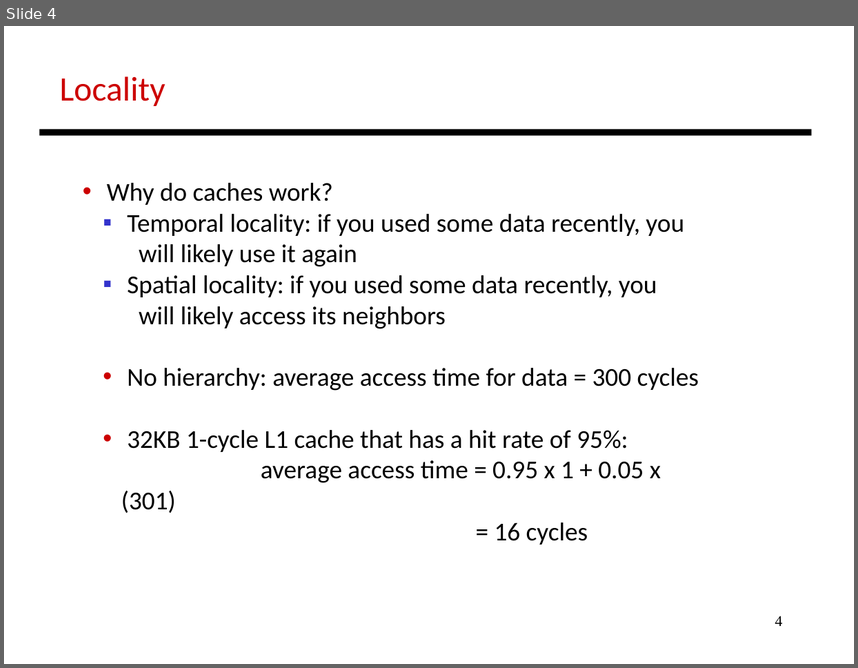
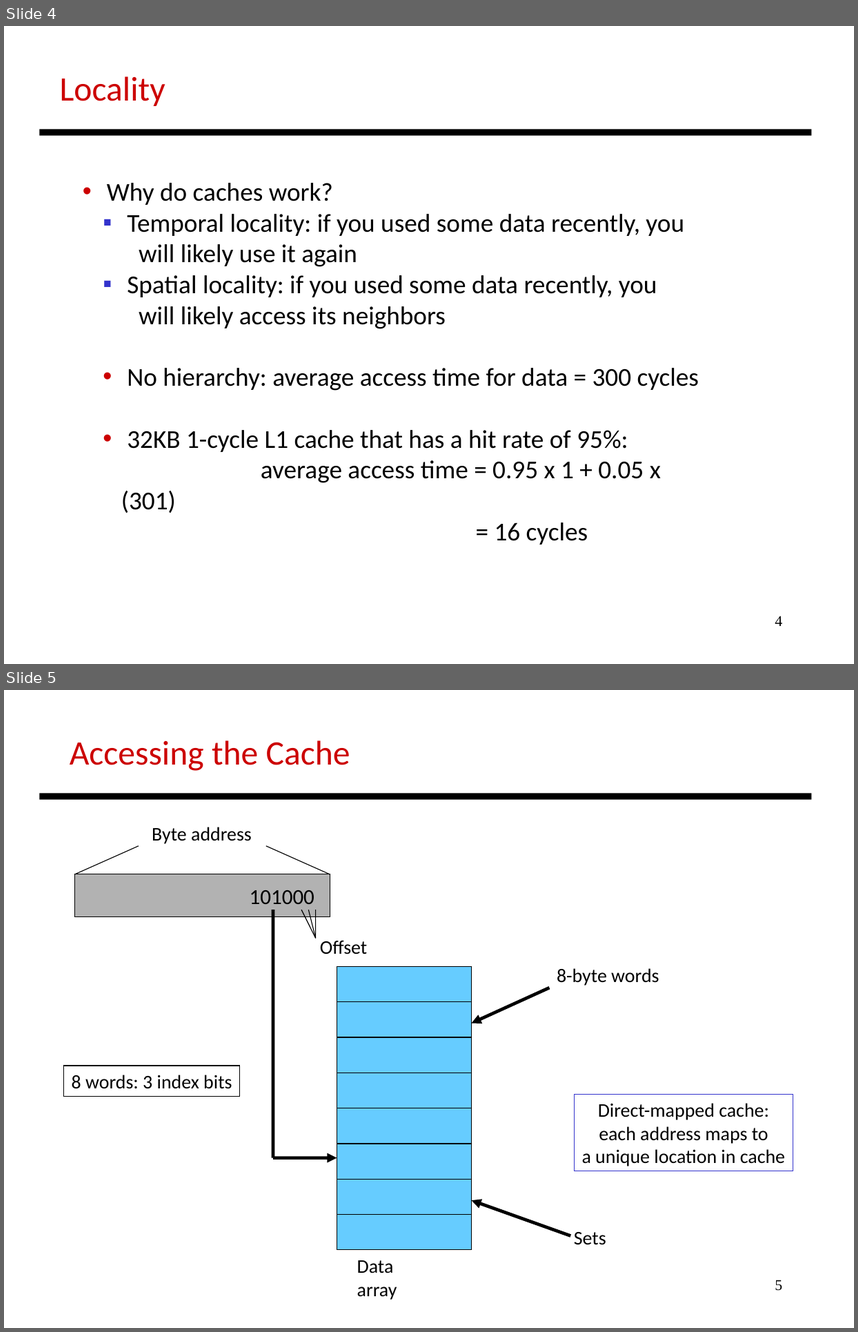
Before and after one commit to antonburtsev/cs3810, a slide deck: lectures/lecture15-caches/lecture15-caches.odp. Shown one above the other, each under a label of ours: slide 4 before the commit, slides 4 and 5 after it. The pictures are 858x668 and 858x1332 pixels, drawn with LibreOffice and Linux fonts; fonts in the diff are those of the drawing. Boxes give left, top, right and bottom in pixels: in the first picture for what was removed or moved away, otherwise in the second. Text is boxed around its words. In the diff, an @@ line names an element or a change of style, - is before the commit and + after.

```diff
--- a/lectures/lecture15-caches/lecture15-caches.odp
+++ b/lectures/lecture15-caches/lecture15-caches.odp
@@ slide 5 added at (4,690,854,1328), background #FFFFFF @@
@@ text added at (70,740,350,771), 32 pt, text #CC0000 @@
+Accessing the Cache
@@ line added from (39, 796) to (812, 796), #000000 6.01 pt @@
@@ text added at (152,827,252,844), 18 pt, text #000000 @@
+Byte address
@@ line added from (139, 846) to (75, 874), #000000 0.74 pt @@
@@ line added from (266, 846) to (330, 874), #000000 0.74 pt @@
@@ rectangle added at (75,874,330,917), fill #B2B2B2, outline #000000 0.74 pt, 20 pt, text #000000 @@
+101000
@@ line added from (273, 910) to (273, 1157), #000000 3 pt @@
@@ line added from (302, 910) to (316, 938), #000000 0.74 pt @@
@@ line added from (309, 910) to (316, 938), #000000 0.74 pt @@
@@ line added from (316, 910) to (316, 938), #000000 0.74 pt @@
@@ text added at (320,940,367,954), 18 pt, text #000000 @@
+Offset
@@ rectangle added at (337,966,473,1002), fill #66CCFF, outline #000000 0.74 pt @@
@@ text added at (557,968,659,985), 18 pt, text #000000 @@
+8-byte words
@@ arrow added from (549, 988) to (471, 1023), #000000 3 pt @@
@@ rectangle added at (337,1002,473,1037), fill #66CCFF, outline #000000 0.74 pt @@
@@ rectangle added at (337,1037,473,1073), fill #66CCFF, outline #000000 0.74 pt @@
@@ rectangle added at (64,1065,240,1096), outline #000000 0.74 pt, 18 pt, text #000000 @@
+8 words: 3 index bits
@@ rectangle added at (337,1073,473,1108), fill #66CCFF, outline #000000 0.74 pt @@
@@ rectangle added at (575,1094,794,1172), outline #3333CC 0.74 pt, 18 pt, text #000000 @@
+Direct-mapped cache:
+each address maps to
+a unique location in cache
@@ rectangle added at (337,1108,473,1143), fill #66CCFF, outline #000000 0.74 pt @@
@@ rectangle added at (337,1143,473,1179), fill #66CCFF, outline #000000 0.74 pt @@
@@ arrow added from (273, 1157) to (337, 1157), #000000 3 pt @@
@@ rectangle added at (337,1179,473,1214), fill #66CCFF, outline #000000 0.74 pt @@
@@ arrow added from (571, 1235) to (471, 1200), #000000 3 pt @@
@@ rectangle added at (337,1214,473,1250), fill #66CCFF, outline #000000 0.74 pt @@
@@ text added at (574,1232,606,1245), 18 pt, text #000000 @@
+Sets
@@ text added at (357,1260,397,1299), 18 pt, text #000000 @@
+Data array
@@ page number added at (775,1279,782,1290), 14 pt, text #000000 @@
+5
```
Also in this commit, not shown: 12 other slides added, 2 other files.
